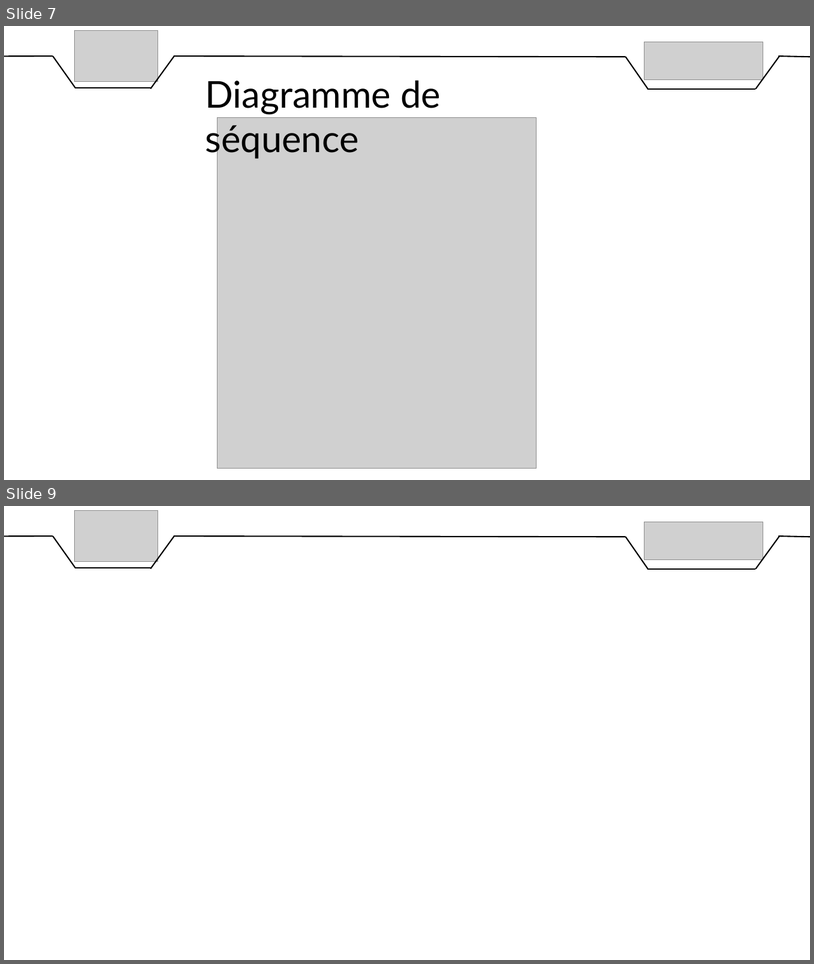
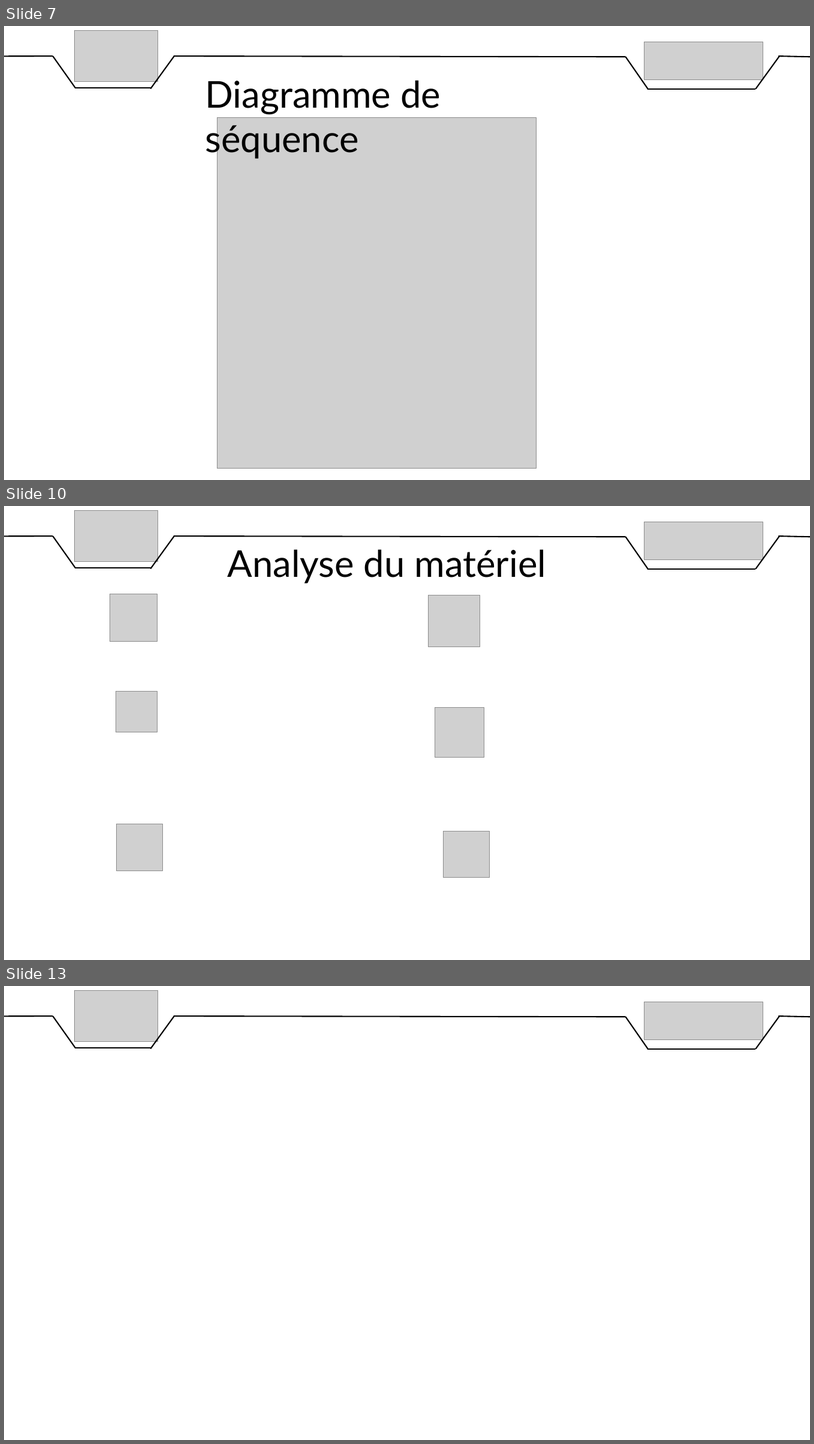
Before and after one commit to DylanChe/SupervisionSerre, a slide deck: oral_projet/revue_2/diaporama_revue_2_steven.pptx. Shown one above the other, each under a label of ours: slides 7 and 9 before the commit, slides 7, 10 and 13 after it; the slides between them are not shown. The pictures are 814x964 and 814x1444 pixels, drawn with LibreOffice and Linux fonts; fonts in the diff are those of the drawing; grey boxes stand for pictures. Boxes give left, top, right and bottom in pixels: in the first picture for what was removed or moved away, otherwise in the second. Text is boxed around its words. In the diff, an @@ line names an element or a change of style, - is before the commit and + after.

```diff
--- a/oral_projet/revue_2/diaporama_revue_2_steven.pptx
+++ b/oral_projet/revue_2/diaporama_revue_2_steven.pptx
@@ slide 10 added at [4,506,810,960], background #FFFFFF @@
@@ picture added at [75,510,158,562] @@
@@ picture added at [645,522,764,559] @@
@@ line added from (4, 536) to (53, 536), #000000 1.5 pt @@
@@ line added from (53, 536) to (75, 568), #000000 1.5 pt @@
@@ line added from (174, 535) to (150, 569), #000000 1.5 pt @@
@@ line added from (174, 536) to (626, 537), #000000 1.5 pt @@
@@ line added from (626, 537) to (649, 570), #000000 1.5 pt @@
@@ line added from (780, 535) to (756, 569), #000000 1.5 pt @@
@@ line added from (779, 536) to (810, 537), #000000 1.5 pt @@
@@ text added at [228,549,546,583], 44 pt, text #000000 @@
+Analyse du matériel
@@ line added from (75, 568) to (152, 568), #000000 1.5 pt @@
@@ line added from (649, 569) to (756, 569), #000000 1.5 pt @@
@@ picture added at [110,594,157,641] @@
@@ picture added at [429,595,480,646] @@
@@ picture added at [116,691,157,732] @@
@@ picture added at [435,708,485,757] @@
@@ picture added at [117,824,163,871] @@
@@ picture added at [443,831,490,877] @@
@@ what was slide 9 is now slide 13 @@
```
Also in this commit, not shown: 1 slide changed, 3 other slides added, 3 slides removed.
